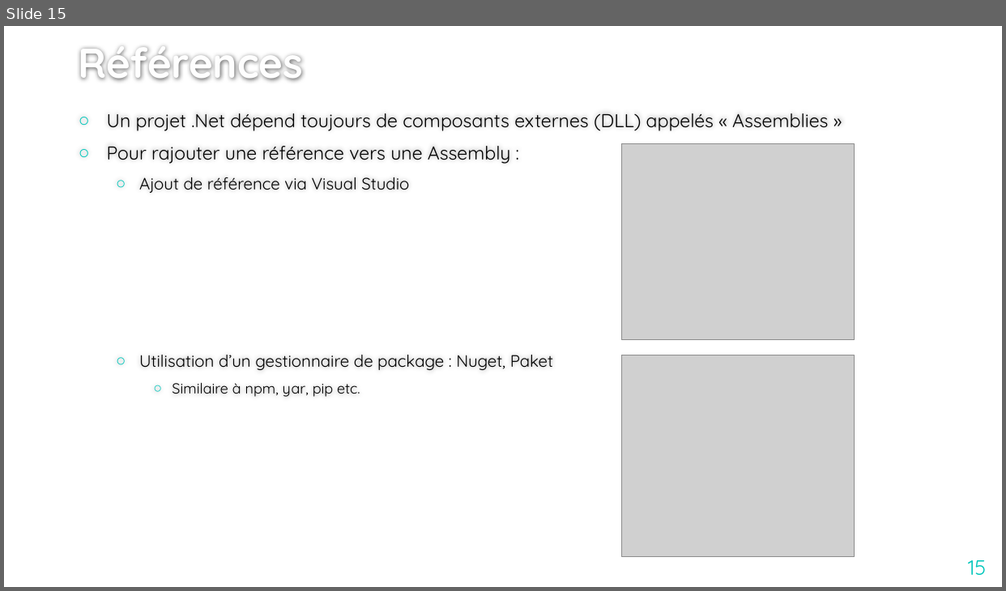
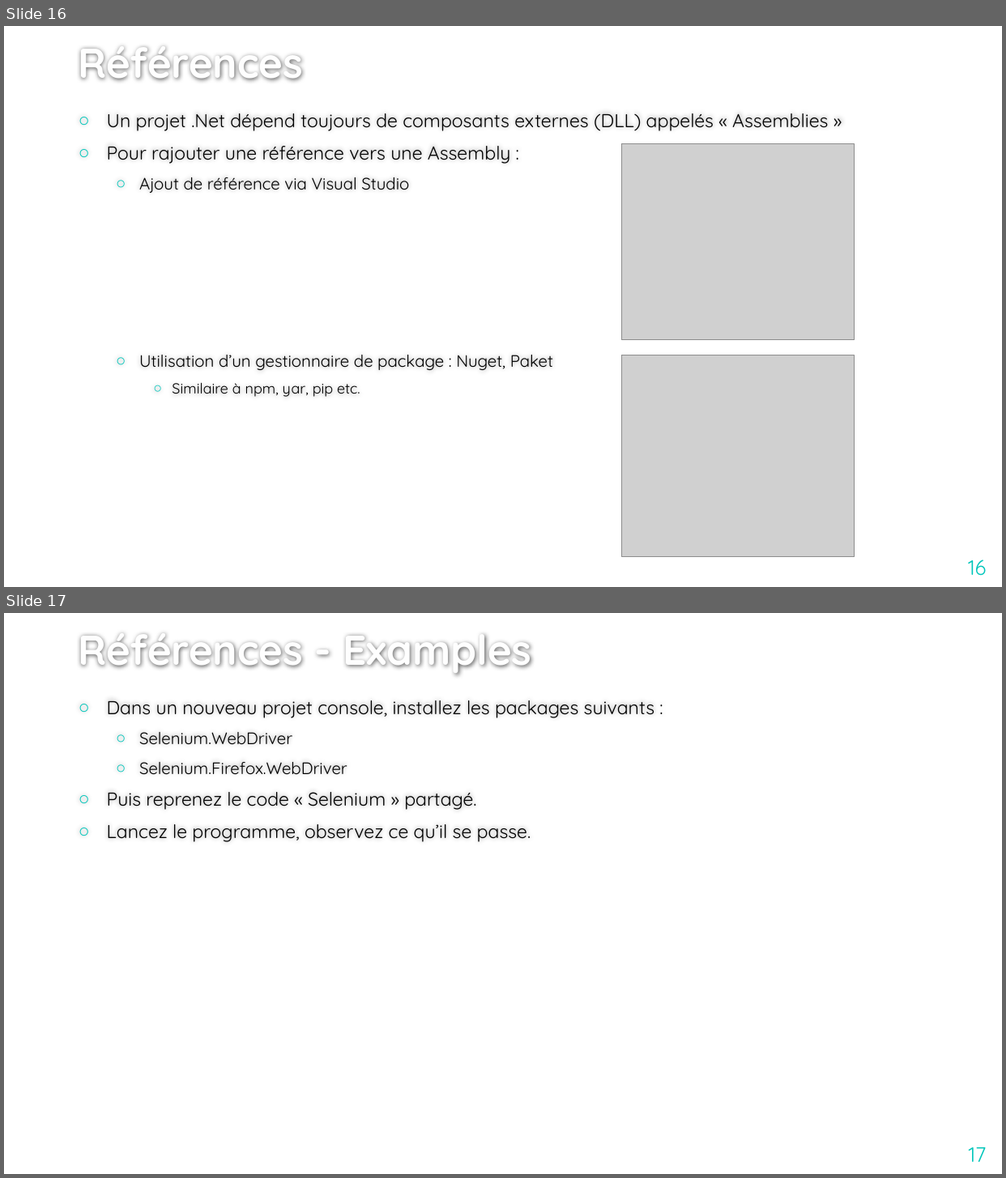
Before and after one commit to jcchalte/PresentationsCCI, a slide deck: C#/Cours 3/Introduction au développement Web en ASP - 3.pptx. Shown one above the other, each under a label of ours: slide 15 before the commit, slides 16 and 17 after it. The pictures are 1006x591 and 1006x1178 pixels, drawn with LibreOffice and Linux fonts; fonts in the diff are those of the drawing; grey boxes stand for pictures; background and template pictures are left out. Boxes give left, top, right and bottom in pixels: in the first picture for what was removed or moved away, otherwise in the second. Text is boxed around its words. In the diff, an @@ line names an element or a change of style, - is before the commit and + after.

```diff
--- a/C#/Cours 3/Introduction au développement Web en ASP - 3.pptx
+++ b/C#/Cours 3/Introduction au développement Web en ASP - 3.pptx
@@ slide 17 added at box(4, 613, 1002, 1174), background #FFFFFF @@
@@ title added at box(78, 633, 531, 675), 40 pt, text #FEFEFE, bold @@
+Références - Examples
@@ text added at box(107, 700, 654, 842), 18 pt, text #000000 @@
+○ Dans un nouveau projet console, installez les packages suivants :
+  ○ Selenium.WebDriver
+  ○ Selenium.Firefox.WebDriver
+○ Puis reprenez le code « Selenium » partagé.
+○ Lancez le programme, observez ce qu’il se passe.
@@ page number added at box(969, 1148, 987, 1162), 20 pt, text #00C6BB @@
+17
@@ what was slide 15 is now slide 16 @@
@@ page number at box(968, 560, 986, 576): text changed @@
-15
+16
```
Also in this commit, not shown: 2 slides changed, 2 other slides added, 1 slide removed, 7 other files.
